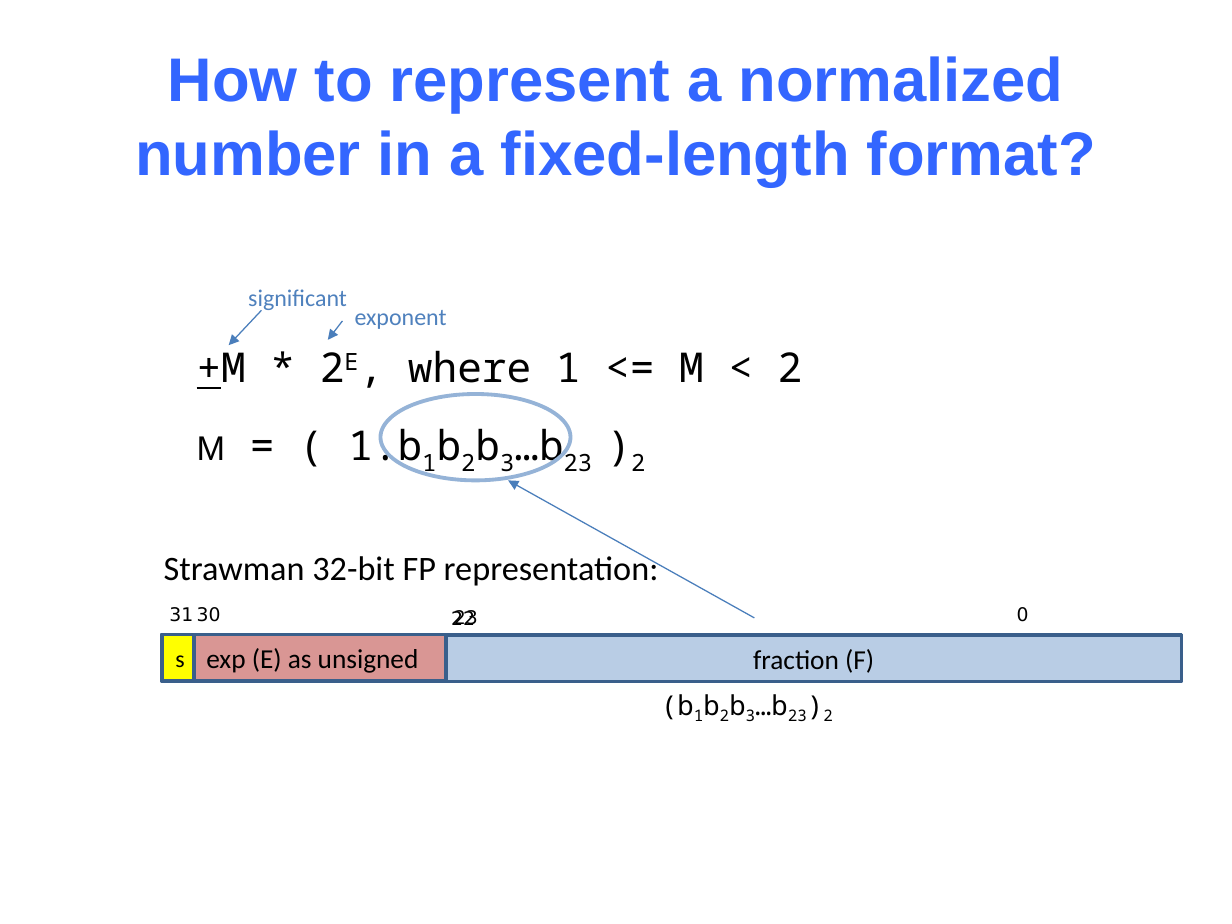
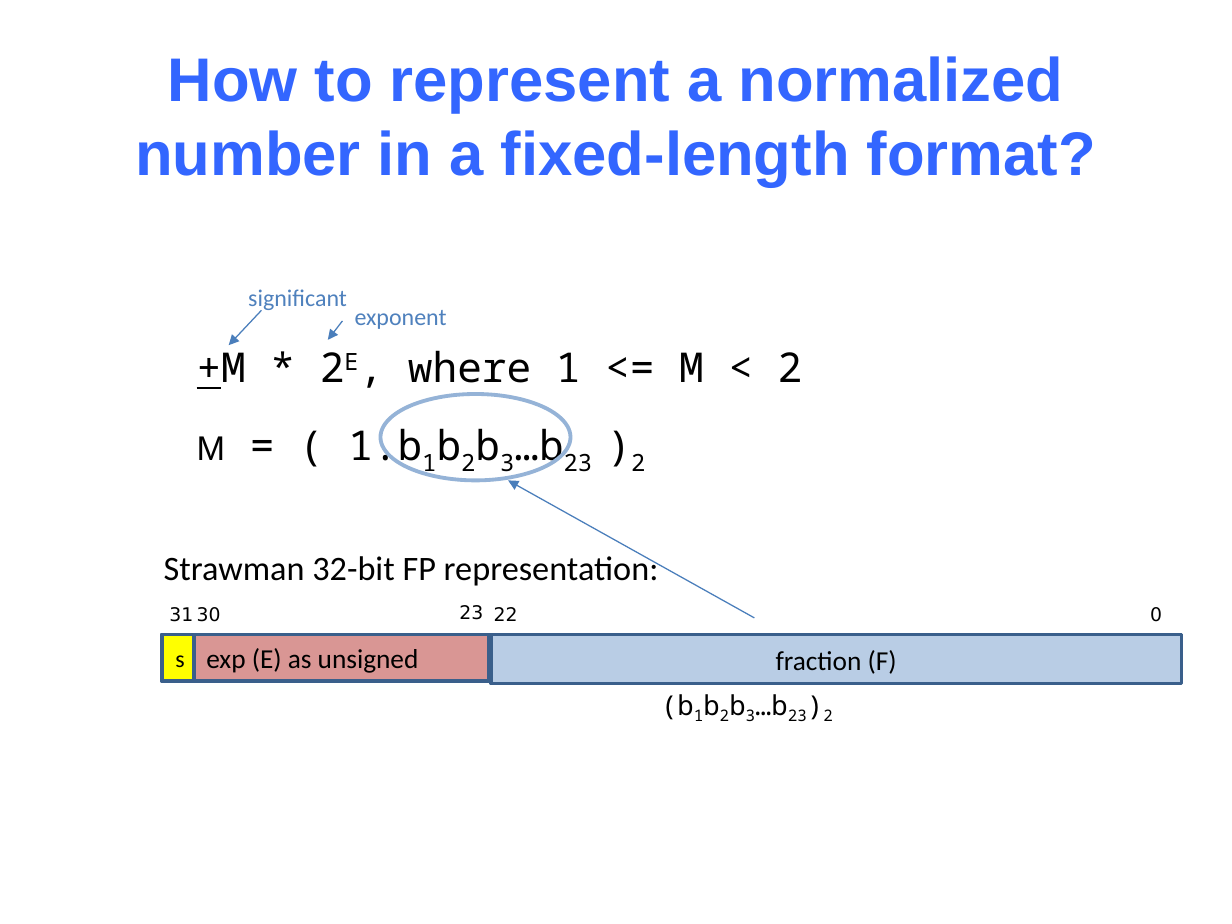
Before and after one commit to NYU-CSO/nyu-cso.github.io, a slide deck: slide 10 of notes/03-floats.pptx. Drawn at 1232x924 pixels with LibreOffice and Linux fonts; fonts in the diff are those of the drawing. Boxes give left, top, right and bottom in pixels: in the first picture for what was removed or moved away, otherwise in the second. Text is boxed around its words. In the diff, an @@ line names an element or a change of style, - is before the commit and + after.

```diff
--- a/notes/03-floats.pptx
+++ b/notes/03-floats.pptx
@@ text "23": place and size @@
-text "23" at bbox=[454, 610, 478, 625]
+text "23" at bbox=[459, 605, 483, 620]
@@ text "22": place and size @@
-text "22" at bbox=[451, 610, 475, 625]
+text "22" at bbox=[494, 607, 518, 621]
@@ text "0": place and size @@
-text "0" at bbox=[1017, 607, 1029, 622]
+text "0" at bbox=[1150, 607, 1162, 622]
@@ rectangle "fraction (F)": place and size @@
-rectangle "fraction (F)" at bbox=[446, 634, 1181, 681]
+rectangle "fraction (F)" at bbox=[492, 634, 1181, 684]
```
Also in this commit, not shown: 15 other slides changed, 1 slide added, 2 slides removed.
